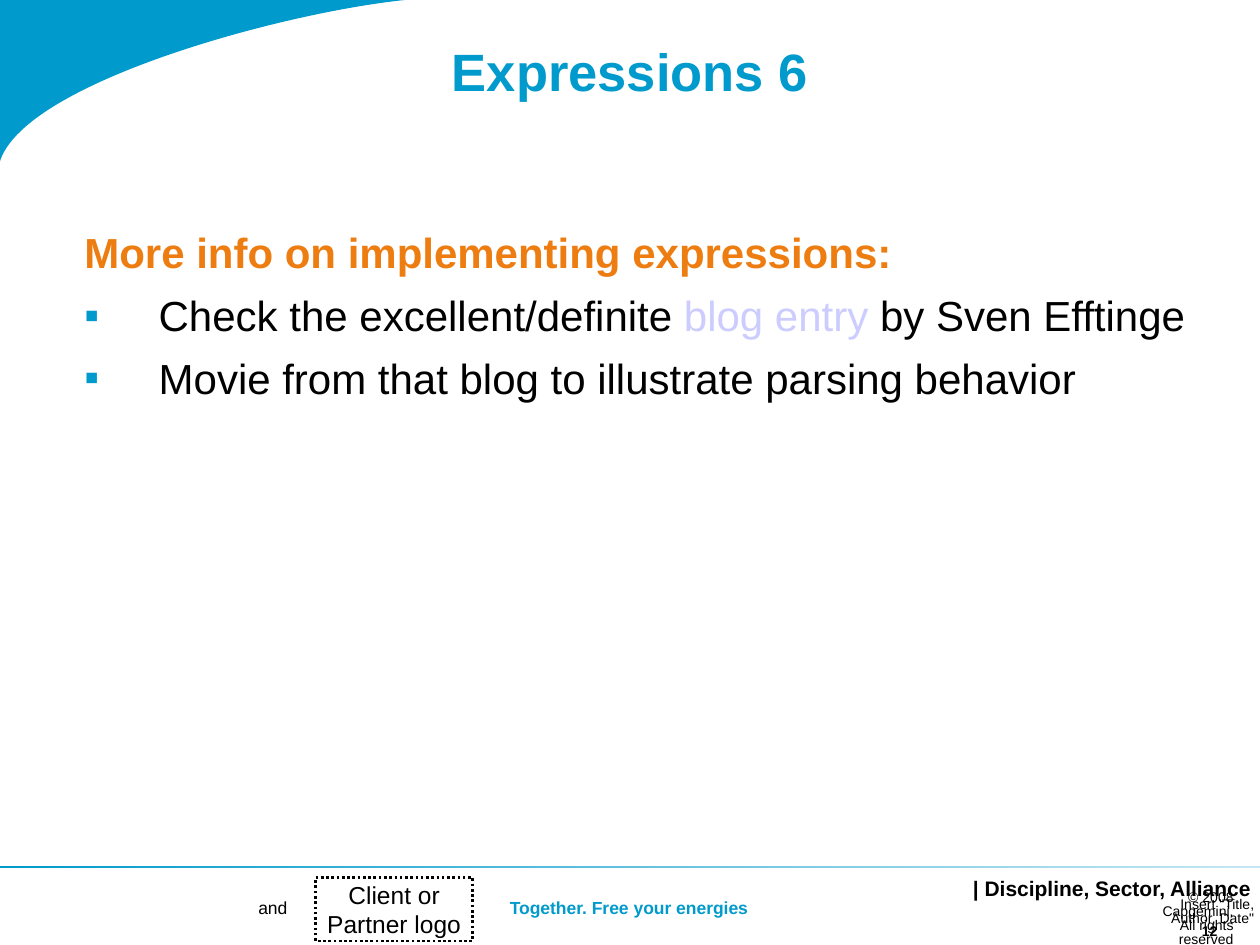
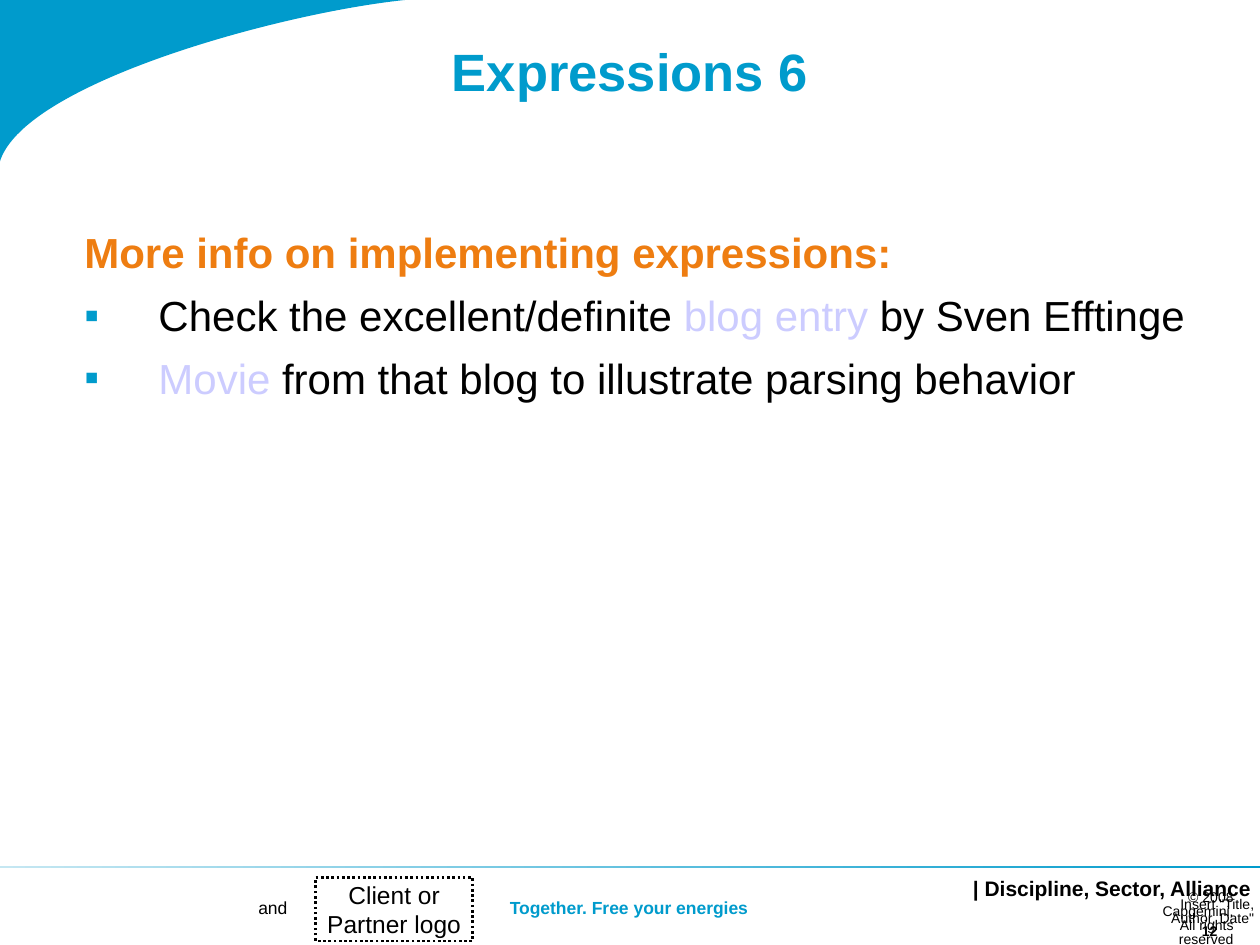
Before and after one commit to dslmeinte/xtext-workshop-code1, a slide deck: slide 12 of org.xtext.workshop.notes/sheets/Workshop 2.ppt. Drawn at 1260x945 pixels with LibreOffice and Linux fonts; fonts in the diff are those of the drawing; background and template pictures are left out. Boxes give left, top, right and bottom in pixels: in the first picture for what was removed or moved away, otherwise in the second. Text is boxed around its words. In the diff, an @@ line names an element or a change of style, - is before the commit and + after.

```diff
--- a/org.xtext.workshop.notes/sheets/Workshop 2.ppt
+++ b/org.xtext.workshop.notes/sheets/Workshop 2.ppt
@@ text "More info on implementing expressions:" at [84,237,1185,402]: text colour #000000 to #CCCCFF in "Movie" @@
@@ rectangle at [0,866,1260,868]: fill gradient #C5E7F2 to #009BCC to gradient #009BCC to #C5E7F2 @@
```
Also in this commit, not shown: 19 other slides changed, 1 slide added, 1 other file.
